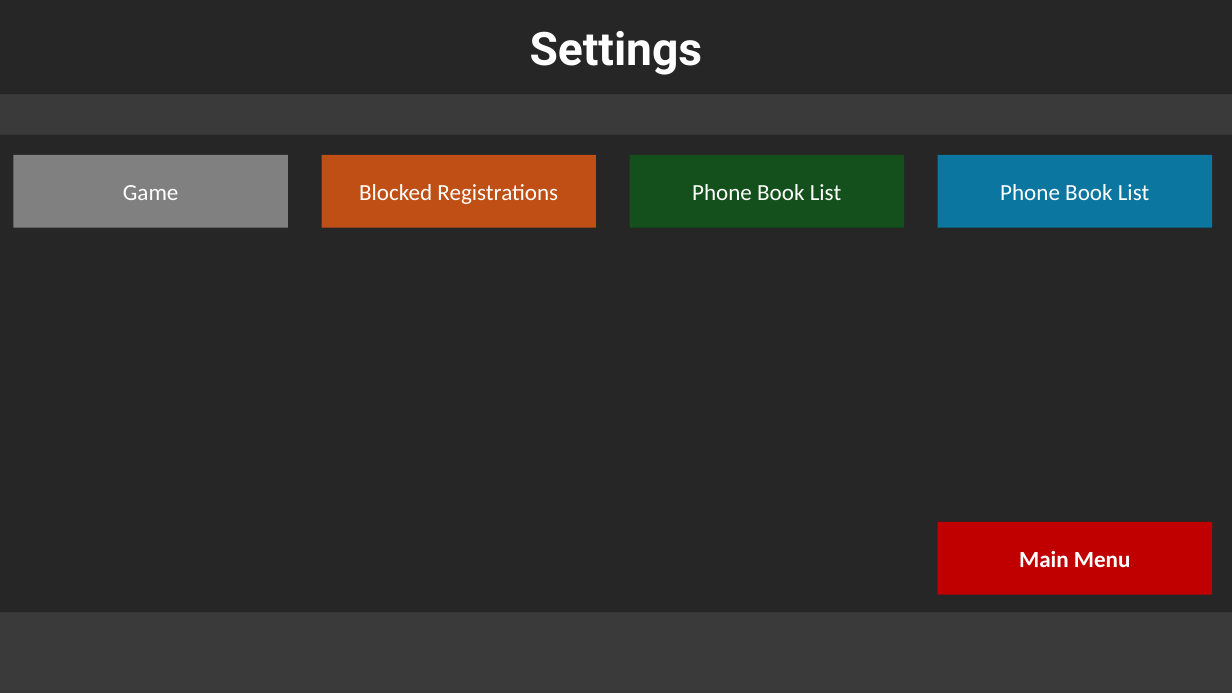
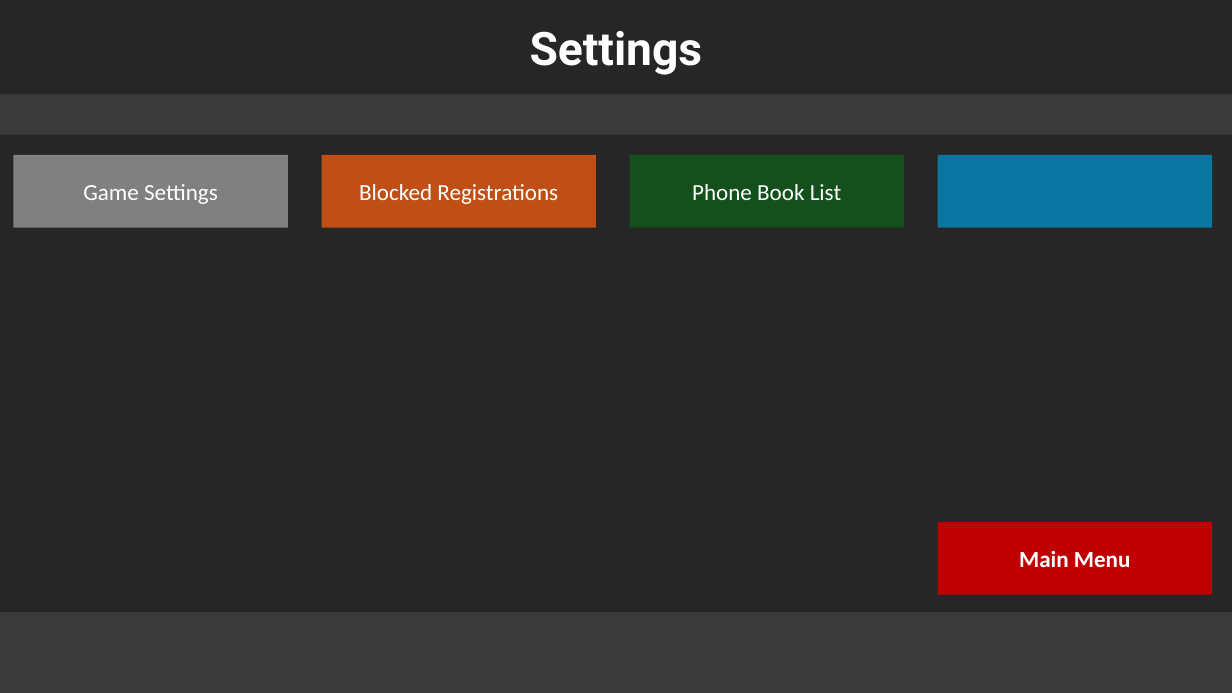
Before and after one commit to SilverDevelopment/GSMR-Project, a slide deck: slide 2 of Software/Mockups/mockup creator.pptx. Drawn at 1232x693 pixels with LibreOffice and Linux fonts; fonts in the diff are those of the drawing. Boxes give left, top, right and bottom in pixels: in the first picture for what was removed or moved away, otherwise in the second. Text is boxed around its words. In the diff, an @@ line names an element or a change of style, - is before the commit and + after.

```diff
--- a/Software/Mockups/mockup creator.pptx
+++ b/Software/Mockups/mockup creator.pptx
@@ text in rectangle at bbox=[83, 184, 218, 204]: text changed @@
-Game
+Game Settings
@@ text in rectangle at bbox=[1000, 184, 1149, 200]: text removed @@
-Phone Book List
```
Also in this commit, not shown: 1 other slide changed.
